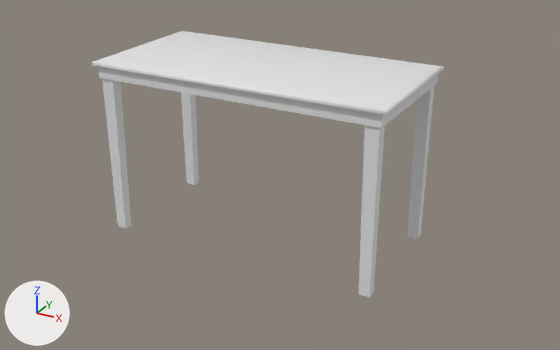
What one commit did to the FBX model Assets/ART/Meshes/OFFICE/SM_Desk.fbx.
The view is the same before and after, from a camera (50 mm lens) standing at (1.94, -3.39, 2.05) and looking at (0.09, -0.01, 0.37). The lights are fixed; the arrows at lower left show +X, +Y and +Z. The first picture is the older version. Where no turn or scale is listed for an object, it has been applied to the vertices. Vertices at exactly the same position are counted once.

The older version as bpy lines, for what is in view:
```python
me_mesh = bpy.data.meshes.new('Mesh')
me_mesh.from_pydata(...)  # 76 vertices, 60 faces; spans x -0.82..0.82, y -0.4..0.4, z 0.0..0.97
me_mesh_001 = bpy.data.meshes.new('Mesh.001')
me_mesh_001.from_pydata(...)  # 118 vertices, 112 faces; spans x -0.241..0.241, y -0.29..0.024, z -0.032..0.032
me_mesh_002 = bpy.data.meshes.new('Mesh.002')
me_mesh_002.from_pydata(...)  # 118 vertices, 112 faces; spans x -0.241..0.241, y -0.29..0.024, z -0.032..0.032
ob_sm_desk = bpy.data.objects.new('SM_Desk', me_mesh)
ob_sm_desk.location = (0.0, 0.0, 0.0)
ob_sm_desk_drawer_01 = bpy.data.objects.new('SM_Desk_Drawer_01', me_mesh_001)
ob_sm_desk_drawer_01.location = (-0.244, 0.394, 0.915)
ob_sm_desk_drawer_02 = bpy.data.objects.new('SM_Desk_Drawer_02', me_mesh_002)
ob_sm_desk_drawer_02.location = (0.244, 0.394, 0.915)
```
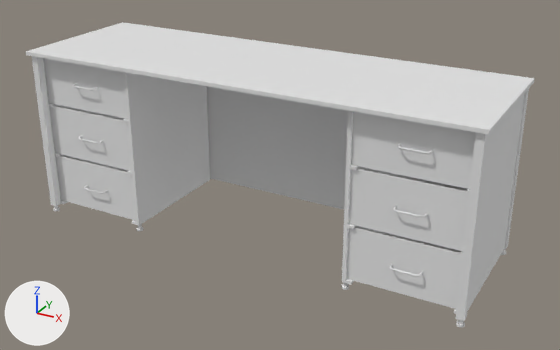
Boxes (x1, y1, x2, y2) around the edits, measured in the pictures (560 x 350 px; the box of a moved part takes in the faces that stretch with it):
'SM_Desk', reshaped (44% wider, 15% taller): before (92, 31, 444, 298); after (26, 22, 535, 328)
'SM_Desk_Drawer_05', added: after (349, 167, 469, 251)
'SM_Desk_Drawer_04', added: after (351, 111, 476, 189)
'SM_Desk_Drawer_06', added: after (347, 226, 462, 309)
'SM_Desk_Drawer_02', reshaped, moved (not visible before): after (49, 105, 132, 171)
'SM_Desk_Drawer_01', reshaped, moved (not visible before): after (43, 58, 127, 119)
'SM_Desk_Drawer_03', added: after (55, 155, 136, 221)
part 1 of me_mesh, added: after (26, 22, 535, 134)
part 2 of me_mesh, moved or reshaped: before (358, 125, 385, 298); after (456, 132, 488, 321)
part 3 of me_mesh, moved or reshaped: before (181, 92, 199, 185); after (32, 56, 61, 206)
part 4 of me_mesh, moved or reshaped: before (408, 87, 434, 239); after (504, 89, 529, 249)
part 5 of me_mesh, moved or reshaped (not visible afterwards): before (102, 78, 131, 228)
part 6 of me_mesh, added: after (43, 62, 525, 328)

Patch to the scene script:
```diff
--- a/Assets/ART/Meshes/OFFICE/SM_Desk.fbx.py
+++ b/Assets/ART/Meshes/OFFICE/SM_Desk.fbx.py
@@ me_mesh_002 @@
-me_mesh_002.from_pydata(...)  # 118 vertices, 112 faces; spans x -0.241..0.241, y -0.29..0.024, z -0.032..0.032
+me_mesh_002.from_pydata(...)  # 56 vertices, 50 faces; spans x -0.288..0.288, y -0.044..0.706, z -0.144..0.144
+# me_mesh_002 part 8: 17 vertices removed from x -0.241..0.241, y -0.29..0.0, z -0.032..0.032; 56 vertices added at x -0.288..0.288, y -0.044..0.706, z -0.144..0.144
+# other edits to the shape of me_mesh_002 do not show in these pictures
@@ me_mesh @@
-me_mesh.from_pydata(...)  # 76 vertices, 60 faces; spans x -0.82..0.82, y -0.4..0.4, z 0.0..0.97
+me_mesh.from_pydata(...)  # 312 vertices, 241 faces; spans x -1.27..1.27, y -0.42..0.4, z 0.0..0.97
+# me_mesh part 1: a new loose piece, a box spanning x -1.27..1.27, y -0.42..0.4, z 0.95..0.97
+# me_mesh part 2: the loose piece of 8 vertices spanning x 0.71..0.78, y -0.37..-0.31, z 0.0..0.88 is scaled about its middle by (0.609, 0.713, 1.03), then moved by (0.48, -0.04, 0.05)
+# me_mesh part 3: the loose piece of 8 vertices spanning x -0.78..-0.71, y 0.31..0.37, z 0.0..0.88 is scaled about its middle by (0.609, 0.713, 1.03), then moved by (-0.48, -0.72, 0.05)
+# me_mesh part 4: the loose piece of 8 vertices spanning x 0.71..0.78, y 0.31..0.37, z 0.0..0.88 is scaled about its middle by (-0.609, -0.713, 1.03), then moved by (0.48, 0.04, 0.05)
+# me_mesh part 5: the loose piece of 8 vertices spanning x -0.78..-0.71, y -0.37..-0.31, z 0.0..0.88 is scaled about its middle by (0.609, 0.713, 1.03), then moved by (-0.48, 0.72, 0.05)
+# me_mesh part 6: 272 vertices added at x -1.25..1.25, y -0.4..0.4, z 0.0..0.95
+# other edits to the shape of me_mesh do not show in these pictures
@@ me_mesh_001 @@
-me_mesh_001.from_pydata(...)  # 118 vertices, 112 faces; spans x -0.241..0.241, y -0.29..0.024, z -0.032..0.032
+me_mesh_001.from_pydata(...)  # 56 vertices, 50 faces; spans x -0.288..0.288, y -0.044..0.706, z -0.144..0.144
+# me_mesh_001 part 7: 17 vertices removed from x -0.241..0.241, y -0.29..0.0, z -0.032..0.032; 56 vertices added at x -0.288..0.288, y -0.044..0.706, z -0.144..0.144
+# other edits to the shape of me_mesh_001 do not show in these pictures
@@ ob_sm_desk_drawer_02 @@
 ob_sm_desk_drawer_02 = bpy.data.objects.new('SM_Desk_Drawer_02', me_mesh_002)
-ob_sm_desk_drawer_02.location = (0.244, 0.394, 0.915)
+ob_sm_desk_drawer_02.location = (-0.933, -0.347, 0.503)
@@ ob_sm_desk_drawer_01 @@
 ob_sm_desk_drawer_01 = bpy.data.objects.new('SM_Desk_Drawer_01', me_mesh_001)
-ob_sm_desk_drawer_01.location = (-0.244, 0.394, 0.915)
+ob_sm_desk_drawer_01.location = (-0.933, -0.347, 0.807)
@@ ob_sm_desk_drawer_06 @@
+ob_sm_desk_drawer_06 = bpy.data.objects.new('SM_Desk_Drawer_06', me_mesh_003)  # 56 vertices, 50 faces; spans x -0.288..0.288, y -0.044..0.706, z -0.144..0.144
+ob_sm_desk_drawer_06.location = (0.933, -0.347, 0.201)
@@ ob_sm_desk_drawer_05 @@
+ob_sm_desk_drawer_05 = bpy.data.objects.new('SM_Desk_Drawer_05', me_mesh_003.copy())
+ob_sm_desk_drawer_05.location = (0.933, -0.347, 0.503)
@@ ob_sm_desk_drawer_03 @@
+ob_sm_desk_drawer_03 = bpy.data.objects.new('SM_Desk_Drawer_03', me_mesh_003.copy())
+ob_sm_desk_drawer_03.location = (-0.933, -0.347, 0.201)
@@ ob_sm_desk_drawer_04 @@
+ob_sm_desk_drawer_04 = bpy.data.objects.new('SM_Desk_Drawer_04', me_mesh_003.copy())
+ob_sm_desk_drawer_04.location = (0.933, -0.347, 0.807)
```
